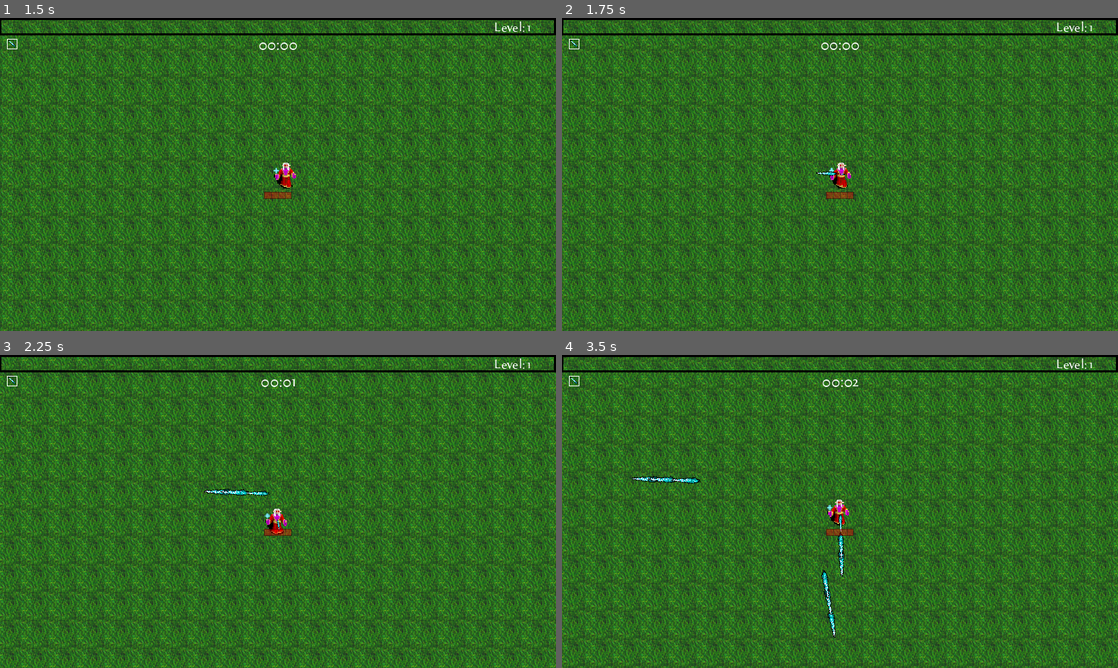
Above: before the commit, frames 1-4 (two rows, left to right).
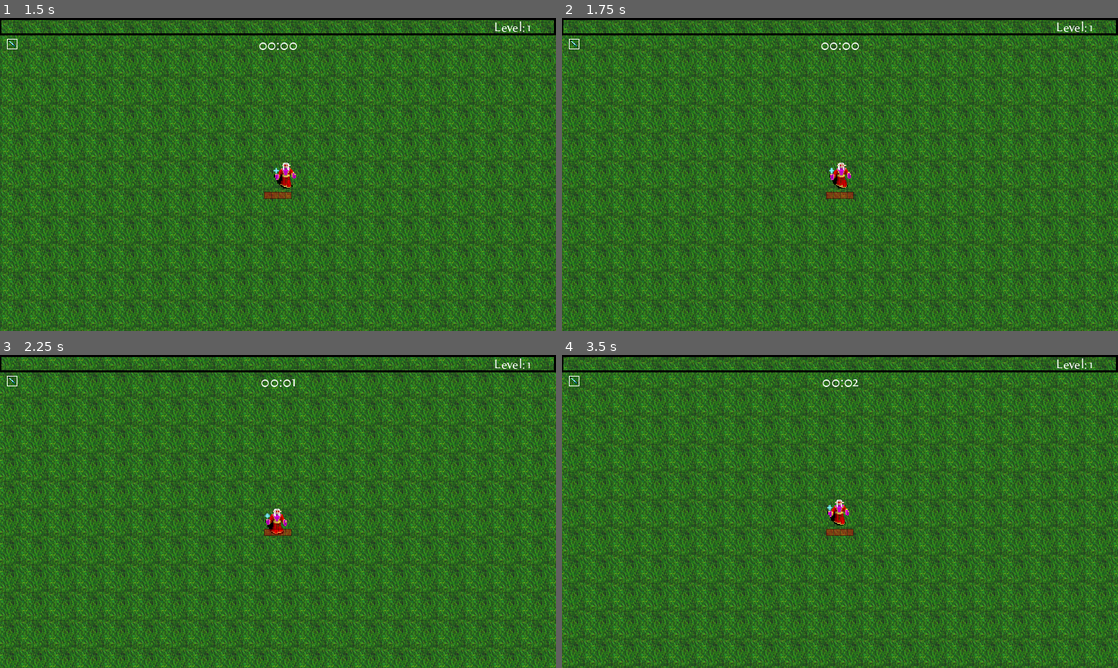
Above: after the commit, the same moments.

Repository: Magnus-Mage/GMTK-2024-Rythm
Game: Godot game, scene res://TitleScreen/menu.tscn
The game is run twice, just before and just after one commit, with the same random seed, the same clock (stepped at 60 frames per second) and the same inputs. Sound files missing from this copy of the repository are replaced by a short silence.
Inputs (mouse positions are in pixels of both pictures, inside the frame that each line leads up to):
- Up to frame 1 (1.5 s): click "Play" at 0.5 s; tap Enter at 1.25 s; move the mouse to (400, 158) at 1.27 s; hold D (right) from 1.28 s (still down); click (400, 158) at 1.35 s
- Up to frame 2 (1.75 s): keep holding D (right)
- Up to frame 3 (2.25 s): move the mouse to (166, 527) at 2.02 s; release D (right) at 2.03 s; hold S (down) from 2.03 s (still down); click (166, 527) at 2.1 s
- Up to frame 4 (3.5 s): move the mouse to (895, 442) at 2.77 s; release S (down) at 2.78 s; hold D (right) from 2.78 s (still down); click (895, 442) at 2.85 s

Frame 1 is identical in both runs. In frame 2, less than 0.1% of the frame differs, in the area x 45-51%, y 48-51%; in frame 3, 0.2%; in frame 4, 0.5%, in the area x 12-51%, y 38-91%.

Commit message:
fixed the issue

Diff:
--- a/Player/player.gd
+++ b/Player/player.gd
@@ -123,17 +123,18 @@
 		velocity = mov.normalized() * stride_distance
 		position += velocity
 
-		# Trigger attack when movement is detected
+		# Trigger attack only if action_used is false
 		if not action_used:
 			attack()
-			action_used = true
-
+			action_used = true  # Prevent further attacks until movement stops
 
 	elif mov == Vector2.ZERO:
 		key_pressed = false
+		action_used = false  # Reset to allow attack on next movement
 
 		# Stop attack if no movement
 		stop_attack()
+
 
 
 
--- a/Player/player.tscn
+++ b/Player/player.tscn
@@ -64,15 +64,17 @@
 
 [node name="IceSpearAttackTimer" type="Timer" parent="Attack/IceSpearTimer"]
 unique_name_in_owner = true
+wait_time = 0.15
+one_shot = true
+
+[node name="TornadoTimer" type="Timer" parent="Attack"]
+unique_name_in_owner = true
 wait_time = 0.09
 
-[node name="TornadoTimer" type="Timer" parent="Attack"]
-unique_name_in_owner = true
-wait_time = 0.09
-
 [node name="TornadoAttackTimer" type="Timer" parent="Attack/TornadoTimer"]
 unique_name_in_owner = true
-wait_time = 0.09
+wait_time = 0.2
+one_shot = true
 
 [node name="JavelinBase" type="Node2D" parent="Attack"]
 unique_name_in_owner = true
